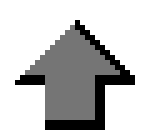
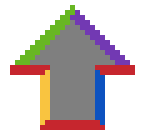
Two versions of the same layered image (145px x 140px). Layer-by-layer changes:
added group "arrow medium square 25x25" with 4 layers above "arrow medium 2" over [10, 5, 135, 130]
added layer "basic shape thick copy #1" in group "arrow medium square 25x25" over [10, 5, 135, 130]
added layer "basic shape thick #1" in group "arrow medium square 25x25" over [10, 5, 135, 130]
added layer "fill #4" (50%) in group "arrow medium square 25x25" over [15, 10, 130, 120]
hid group "arrow medium" (4 layers), opacity 100% → 80% over [10, 15, 135, 130]
painted on "white #1" over [15, 25, 75, 85]
"fill #1": opacity 54% → 50% over [15, 20, 130, 125]
